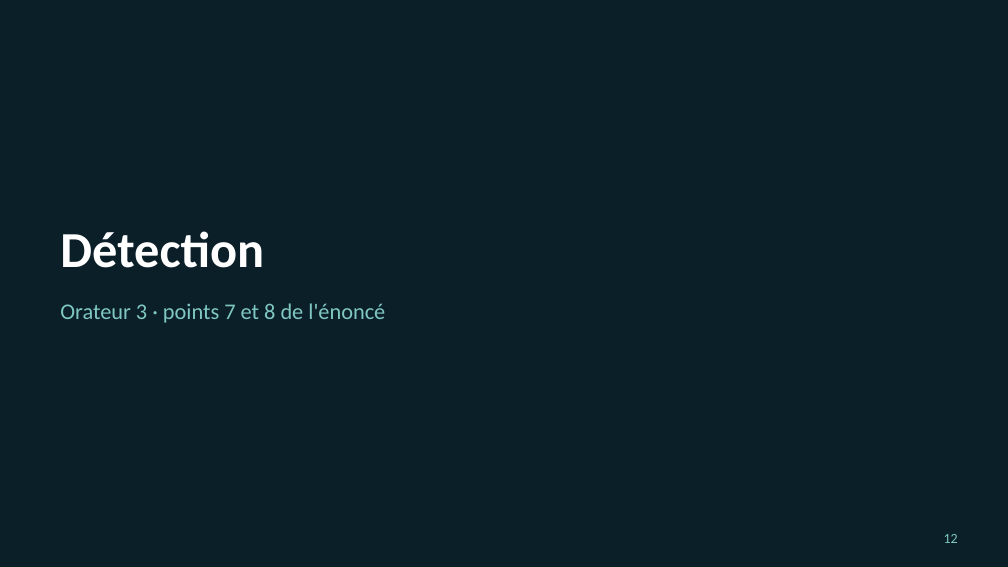
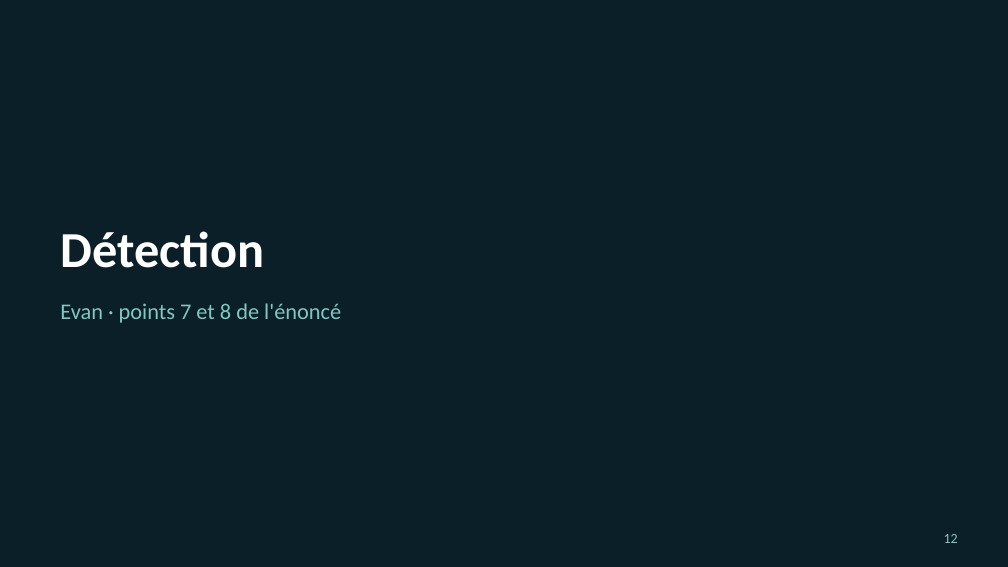
Before and after one commit to Jacob-dot-bit/soc-azur-bank-elastic, a slide deck: slide 12 of 05 - Soutenance (slides, dashboard, coût)/Soutenance_Azur_Bank_Elastic.pptx. Drawn at 1008x567 pixels with LibreOffice and Linux fonts; fonts in the diff are those of the drawing. Boxes give left, top, right and bottom in pixels: in the first picture for what was removed or moved away, otherwise in the second. Text is boxed around its words. In the diff, an @@ line names an element or a change of style, - is before the commit and + after.

Commit message:
Soutenance : prénoms des orateurs (Jakub, Sarah, Evan, Lucas)

```diff
--- a/05 - Soutenance (slides, dashboard, coût)/Soutenance_Azur_Bank_Elastic.pptx
+++ b/05 - Soutenance (slides, dashboard, coût)/Soutenance_Azur_Bank_Elastic.pptx
@@ text at bbox=[60, 303, 341, 323]: text changed @@
-Orateur 3 · points 7 et 8 de l'énoncé
+Evan · points 7 et 8 de l'énoncé
```
Also in this commit, not shown: 3 other slides changed, 1 other file.
